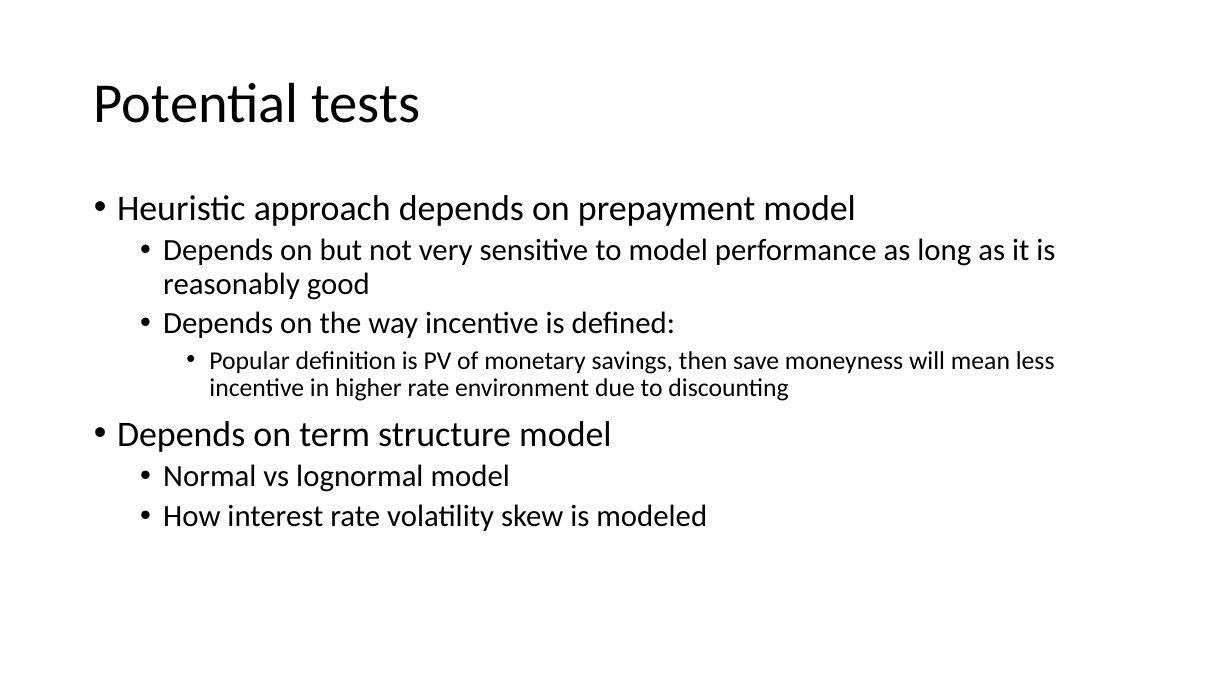
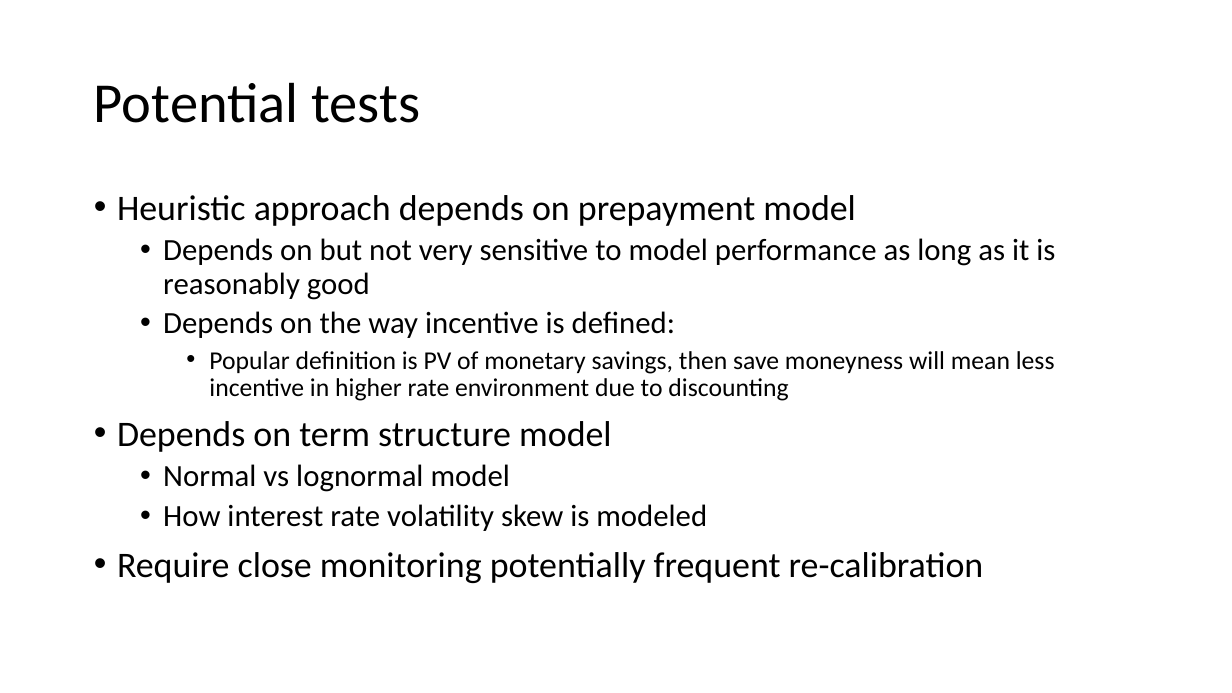
Before and after one commit to web3mev/mbsquant, a slide deck: slide 15 of Mortgage Rate Model.pptx (slide 23 before the commit). Drawn at 1232x693 pixels with LibreOffice and Linux fonts; fonts in the diff are those of the drawing. Boxes give left, top, right and bottom in pixels: in the first picture for what was removed or moved away, otherwise in the second. Text is boxed around its words. In the diff, an @@ line names an element or a change of style, - is before the commit and + after.

```diff
--- a/Mortgage Rate Model.pptx
+++ b/Mortgage Rate Model.pptx
@@ text at box(117, 552, 984, 583): paragraph added @@
+• Require close monitoring potentially frequent re-calibration
```
Also in this commit, not shown: 6 other slides changed, 4 slides added, 7 slides removed.
